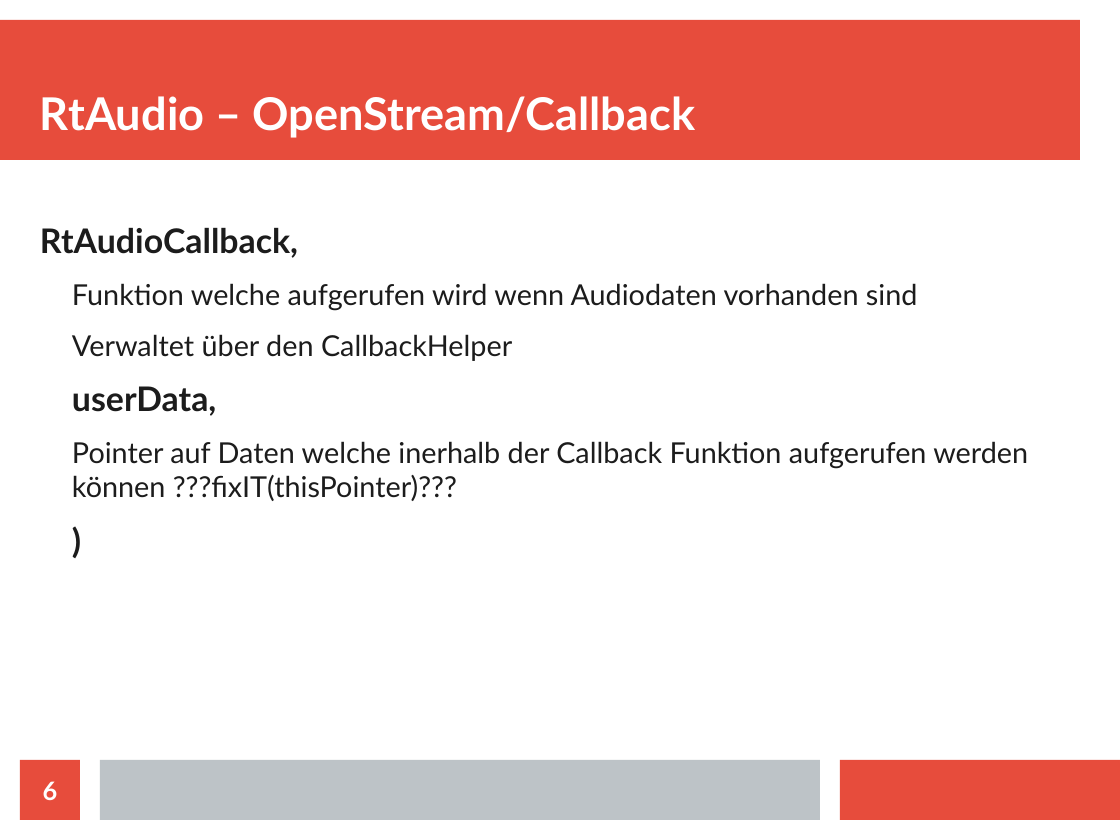
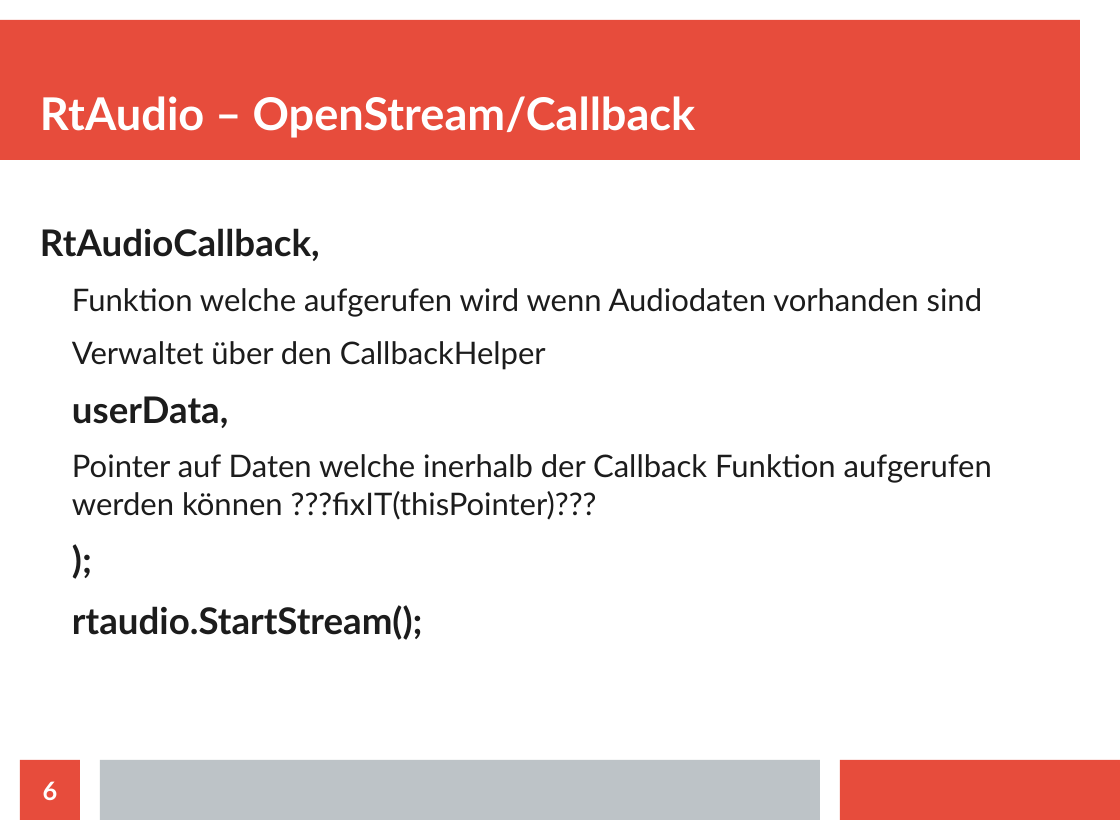
Before and after one commit to doe300/OHMComm, a slide deck: slide 6 of documents/OHMCommPres.odp. Drawn at 1120x840 pixels with LibreOffice and Linux fonts; fonts in the diff are those of the drawing. Boxes give left, top, right and bottom in pixels: in the first picture for what was removed or moved away, otherwise in the second. Text is boxed around its words. In the diff, an @@ line names an element or a change of style, - is before the commit and + after.

```diff
--- a/documents/OHMCommPres.odp
+++ b/documents/OHMCommPres.odp
@@ text at [40, 228, 992, 520]: size 24.1 to 26 pt in "RtAudioCallback,", "userData,"; size 20.4 to 22 pt in "Funktion welche aufgerufen wird wenn Audiodaten vorhanden ...", "Verwaltet über den CallbackHelper", "Pointer auf Daten welche inerhalb der Callback ..." @@
@@ text at [72, 605, 422, 640]: text changed; size 24.1 to 26 pt @@
-)
+);
+rtaudio.StartStream();
```
Also in this commit, not shown: 1 other slide changed, 1 slide added.
